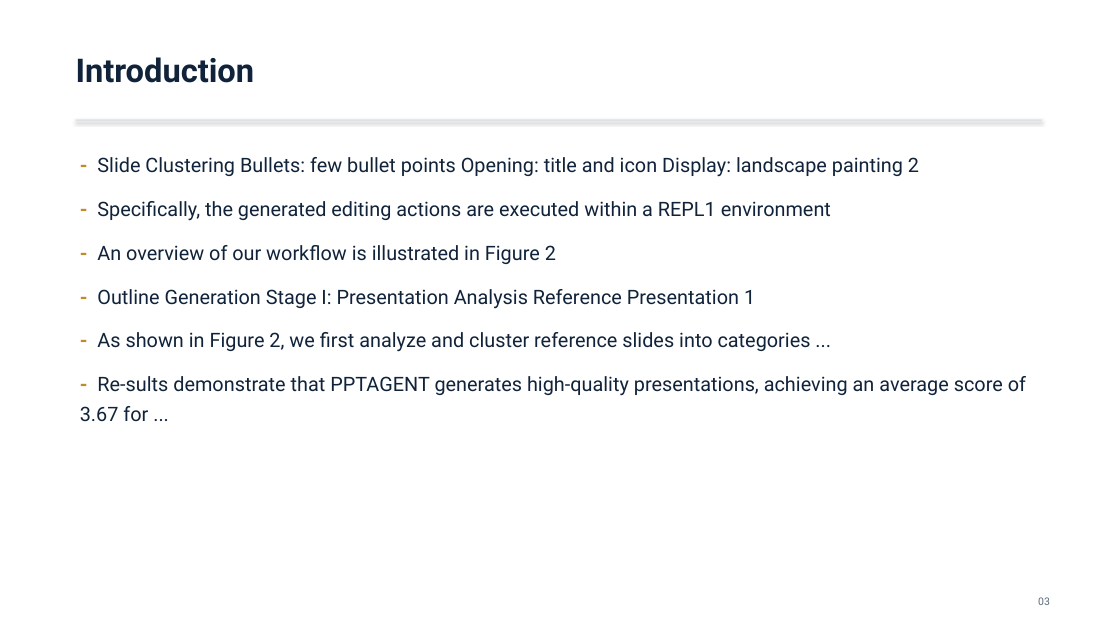
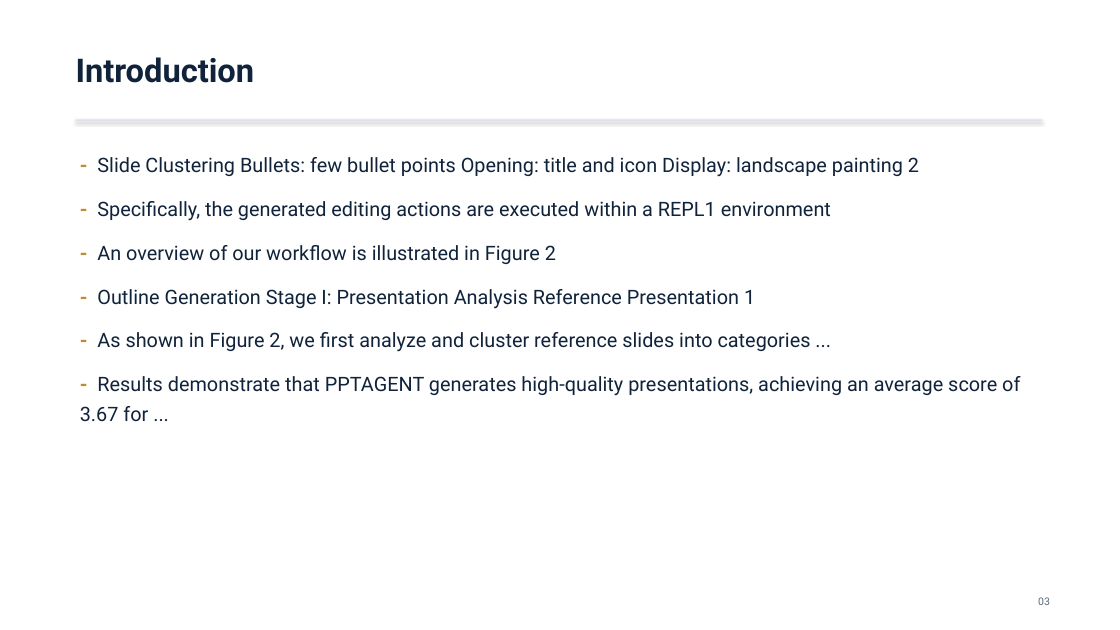
Before and after one commit to Mizuki0215/capstone-ppt-agent, a slide deck: slide 3 of out/PPTAgent_2501.03936.pptx. Drawn at 1120x630 pixels with LibreOffice and Linux fonts; fonts in the diff are those of the drawing. Boxes give left, top, right and bottom in pixels: in the first picture for what was removed or moved away, otherwise in the second. Text is boxed around its words. In the diff, an @@ line names an element or a change of style, - is before the commit and + after.

```diff
--- a/out/PPTAgent_2501.03936.pptx
+++ b/out/PPTAgent_2501.03936.pptx
@@ text at [80, 376, 1020, 422]: text changed @@
-- Re-sults demonstrate that PPTAGENT generates high-quality presentations, achieving an average score of 3.67 for ...
+- Results demonstrate that PPTAGENT generates high-quality presentations, achieving an average score of 3.67 for ...
```
Also in this commit, not shown: 3 other slides changed, 8 other files.
